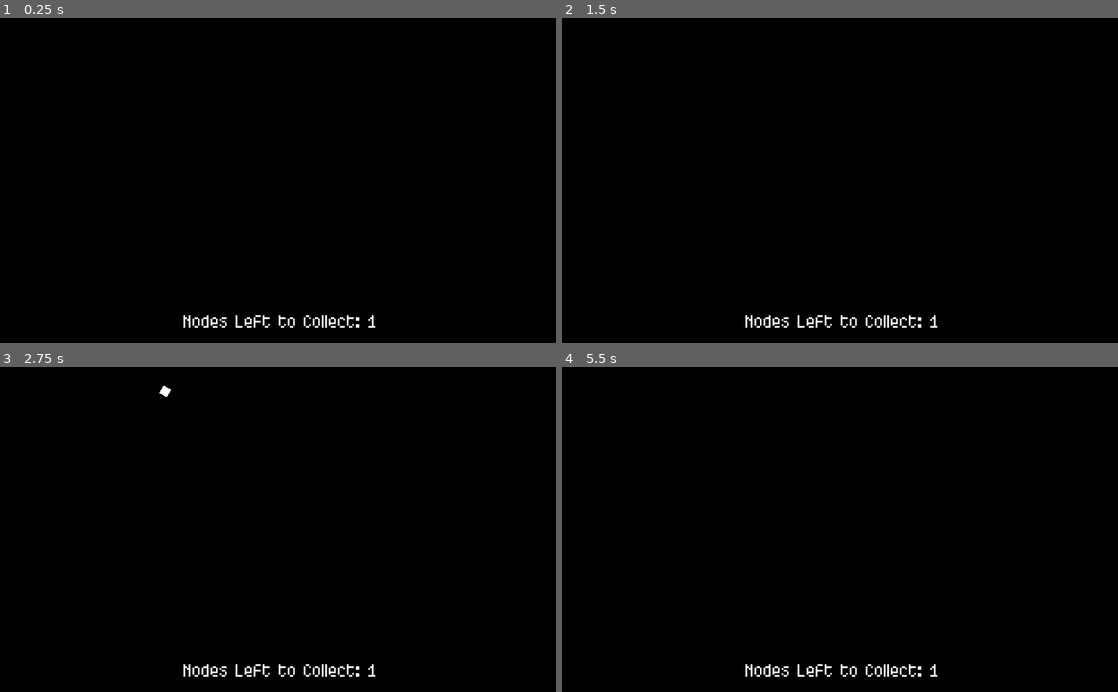
Above: before the commit, frames 1-4 (two rows, left to right).
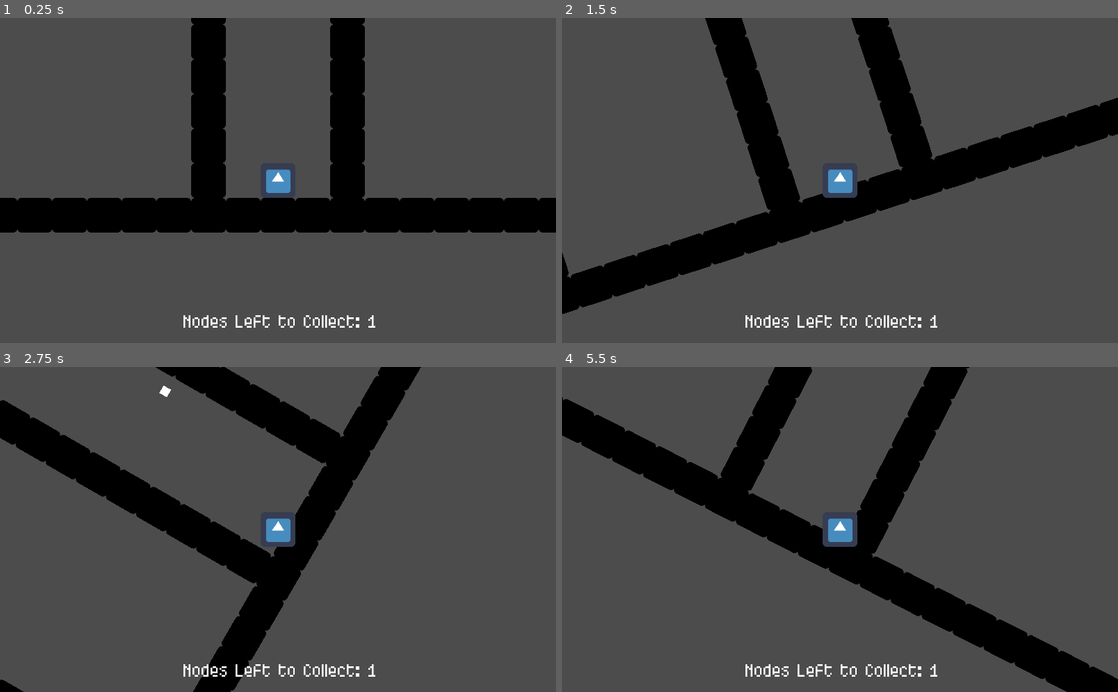
Above: after the commit, the same moments.

Repository: Zoey-21/Lost-in-the-Dark
Game: Godot game, scene res://levels/level_4.tscn
Same seed, same stepped clock (60 frames per second), same inputs: the game is played once before the commit and once after it. This scene is started directly instead of the project's main scene. The engine's default icon, where the game draws it, is replaced by a stand-in: a white triangle on a blue panel in a dark square. Sound files missing from this copy of the repository are replaced by a short silence.
Inputs:
- Up to frame 1 (0.25 s): no input
- Up to frame 2 (1.5 s): tap Enter at 0.5 s; hold Right (rot_right) 0.53-1.28 s; tap F (darkness) at 0.6 s; hold Down (move_down) from 1.28 s (still down); tap Shift (run) at 1.35 s
- Up to frame 3 (2.75 s): release Down (move_down) at 2.03 s; hold Right (rot_right) from 2.03 s (still down); tap Space (shoot) at 2.1 s
- Up to frame 4 (5.5 s): release Right (rot_right) at 2.78 s; hold Up (move_up) 2.78-3.53 s; tap F (darkness) at 2.85, 5.1 s; hold Shift (run) 3.53-4.28 s; hold Left (rot_left) 3.53-5.03 s; tap Space (shoot) at 4.35 s; hold Down (move_down) from 5.03 s (still down)

The runs differ from the first frame. In frame 1, 82% of the frame differs, in the area x 0-100%, y 0-100%; in frame 2, 82%; in frame 3, 84%; in frame 4, 82%.

Commit message:
made the pickups make a different sound if behind the player

Diff:
--- a/level_parts/pickups.tscn
+++ b/level_parts/pickups.tscn
@@ -1,8 +1,9 @@
-[gd_scene load_steps=6 format=2]
+[gd_scene load_steps=7 format=2]
 
 [ext_resource path="res://sounds/pickup_sound.wav" type="AudioStream" id=1]
 [ext_resource path="res://scripts/pickup.gd" type="Script" id=2]
 [ext_resource path="res://sounds/pickup_picked.wav" type="AudioStream" id=3]
+[ext_resource path="res://sounds/pickup_sound_behind.wav" type="AudioStream" id=4]
 
 [sub_resource type="RectangleShape2D" id=1]
 extents = Vector2( 48, 48 )
@@ -10,7 +11,9 @@
 [sub_resource type="RectangleShape2D" id=2]
 extents = Vector2( 19.1776, 20.4708 )
 
-[node name="pickups" type="Area2D"]
+[node name="pickups" type="Area2D" groups=[
+"pickups",
+]]
 script = ExtResource( 2 )
 
 [node name="ColorRect" type="ColorRect" parent="."]
@@ -32,6 +35,12 @@
 max_distance = 1000.0
 attenuation = 3.86374
 
+[node name="sound_behind" type="AudioStreamPlayer2D" parent="."]
+stream = ExtResource( 4 )
+volume_db = 8.854
+max_distance = 1000.0
+attenuation = 3.86374
+
 [node name="sound_play" type="Timer" parent="."]
 wait_time = 2.5
 autostart = true
@@ -43,6 +52,7 @@
 
 [node name="CollisionShape2D" type="CollisionShape2D" parent="pickups"]
 shape = SubResource( 2 )
+
 [connection signal="body_entered" from="." to="." method="_on_pickups_body_entered"]
 [connection signal="timeout" from="sound_play" to="." method="_on_sound_timeout"]
 [connection signal="finished" from="collected" to="." method="_on_collected_finished"]
--- a/levels/level_1.tscn
+++ b/levels/level_1.tscn
@@ -63,4 +63,5 @@
 
 [node name="AudioStreamPlayer" type="AudioStreamPlayer" parent="."]
 stream = ExtResource( 4 )
+
 [connection signal="finished" from="AudioStreamPlayer" to="." method="_on_AudioStreamPlayer_finished"]
--- a/levels/level_2.tscn
+++ b/levels/level_2.tscn
@@ -63,4 +63,5 @@
 
 [node name="AudioStreamPlayer" type="AudioStreamPlayer" parent="."]
 stream = ExtResource( 4 )
+
 [connection signal="finished" from="AudioStreamPlayer" to="." method="_on_AudioStreamPlayer_finished"]
--- a/levels/level_3.tscn
+++ b/levels/level_3.tscn
@@ -69,4 +69,5 @@
 
 [node name="AudioStreamPlayer" type="AudioStreamPlayer" parent="."]
 stream = ExtResource( 4 )
+
 [connection signal="finished" from="AudioStreamPlayer" to="." method="_on_AudioStreamPlayer_finished"]
--- a/levels/level_4.tscn
+++ b/levels/level_4.tscn
@@ -73,4 +73,5 @@
 
 [node name="AudioStreamPlayer" type="AudioStreamPlayer" parent="."]
 stream = ExtResource( 8 )
+
 [connection signal="finished" from="AudioStreamPlayer" to="." method="_on_AudioStreamPlayer_finished"]
--- a/levels/level_5.tscn
+++ b/levels/level_5.tscn
@@ -79,4 +79,5 @@
 [node name="ship" parent="." instance=ExtResource( 3 )]
 position = Vector2( 72, 576 )
 rotation = 1.5708
+
 [connection signal="finished" from="AudioStreamPlayer" to="." method="_on_AudioStreamPlayer_finished"]
--- a/levels/level_6.tscn
+++ b/levels/level_6.tscn
@@ -76,4 +76,5 @@
 
 [node name="AudioStreamPlayer" type="AudioStreamPlayer" parent="."]
 stream = ExtResource( 8 )
+
 [connection signal="finished" from="AudioStreamPlayer" to="." method="_on_AudioStreamPlayer_finished"]
--- a/levels/level_7.tscn
+++ b/levels/level_7.tscn
@@ -86,4 +86,5 @@
 
 [node name="AudioStreamPlayer" type="AudioStreamPlayer" parent="."]
 stream = ExtResource( 8 )
+
 [connection signal="finished" from="AudioStreamPlayer" to="." method="_on_AudioStreamPlayer_finished"]
--- a/levels/level_8.tscn
+++ b/levels/level_8.tscn
@@ -88,4 +88,5 @@
 
 [node name="AudioStreamPlayer" type="AudioStreamPlayer" parent="."]
 stream = ExtResource( 8 )
+
 [connection signal="finished" from="AudioStreamPlayer" to="." method="_on_AudioStreamPlayer_finished"]
--- a/levels/level_9.tscn
+++ b/levels/level_9.tscn
@@ -91,4 +91,5 @@
 
 [node name="AudioStreamPlayer" type="AudioStreamPlayer" parent="."]
 stream = ExtResource( 8 )
+
 [connection signal="finished" from="AudioStreamPlayer" to="." method="_on_AudioStreamPlayer_finished"]
--- a/player/ship.tscn
+++ b/player/ship.tscn
@@ -12,6 +12,9 @@
 [sub_resource type="DynamicFont" id=2]
 size = 26
 font_data = ExtResource( 6 )
+
+[sub_resource type="RectangleShape2D" id=3]
+extents = Vector2( 1072.81, 669.49 )
 
 [node name="ship" type="KinematicBody2D"]
 rotation = 6.28319
@@ -70,4 +73,20 @@
 
 [node name="disable_moves" type="Timer" parent="."]
 autostart = true
+
+[node name="front" type="Area2D" parent="."]
+position = Vector2( -0.00146596, -328.221 )
+
+[node name="CollisionShape2D" type="CollisionShape2D" parent="front"]
+position = Vector2( -0.00152226, -340.826 )
+shape = SubResource( 3 )
+
+[node name="back" type="Area2D" parent="."]
+
+[node name="CollisionShape2D2" type="CollisionShape2D" parent="back"]
+position = Vector2( 1.41721, 677.146 )
+shape = SubResource( 3 )
+
 [connection signal="timeout" from="disable_moves" to="." method="_on_disable_moves_timeout"]
+[connection signal="area_entered" from="front" to="." method="_on_front_area_entered"]
+[connection signal="area_entered" from="back" to="." method="_on_back_area_entered"]
--- a/project.godot
+++ b/project.godot
@@ -10,7 +10,6 @@
 
 _global_script_classes=[  ]
 _global_script_class_icons={
-
 }
 
 [application]
--- a/scripts/pickup.gd
+++ b/scripts/pickup.gd
@@ -1,10 +1,23 @@
 extends Area2D
 
+var behind = false
+var playback_sec
 
-
+func _physics_process(delta):
+	if $sound.playing and behind:
+		playback_sec = $sound.get_playback_position()
+		$sound.playing = false
+		$sound_behind.play(playback_sec)
+	if $sound_behind.playing and !behind:
+		playback_sec = $sound_behind.get_playback_position()
+		$sound_behind.playing = false
+		$sound.play(playback_sec)
 
 func _on_sound_timeout():
-	$sound.play()
+	if behind:
+		$sound_behind.play()
+	else:
+		$sound.play()
 
 
 func _on_pickups_body_entered(body):
--- a/scripts/ship.gd
+++ b/scripts/ship.gd
@@ -9,8 +9,8 @@
 var start = false
 
 
-func _ready():
-	$ColorRect.visible = true
+#func _ready():
+#	$ColorRect.visible = true
 
 func _physics_process(delta):
 	if pickups.size() > 0:
@@ -70,3 +70,13 @@
 
 func _on_disable_moves_timeout():
 	start = true
+
+
+func _on_front_area_entered(area):
+	if area.is_in_group("pickups"):
+		area.behind = false
+
+
+func _on_back_area_entered(area):
+	if area.is_in_group("pickups"):
+		area.behind = true
Not shown: 1 places in player/ship.tscn that only renumber resources
Not shown, added: sounds/pickup_sound_behind.wav.import
Not shown, added: sounds/pickup_sound_behind.wav
